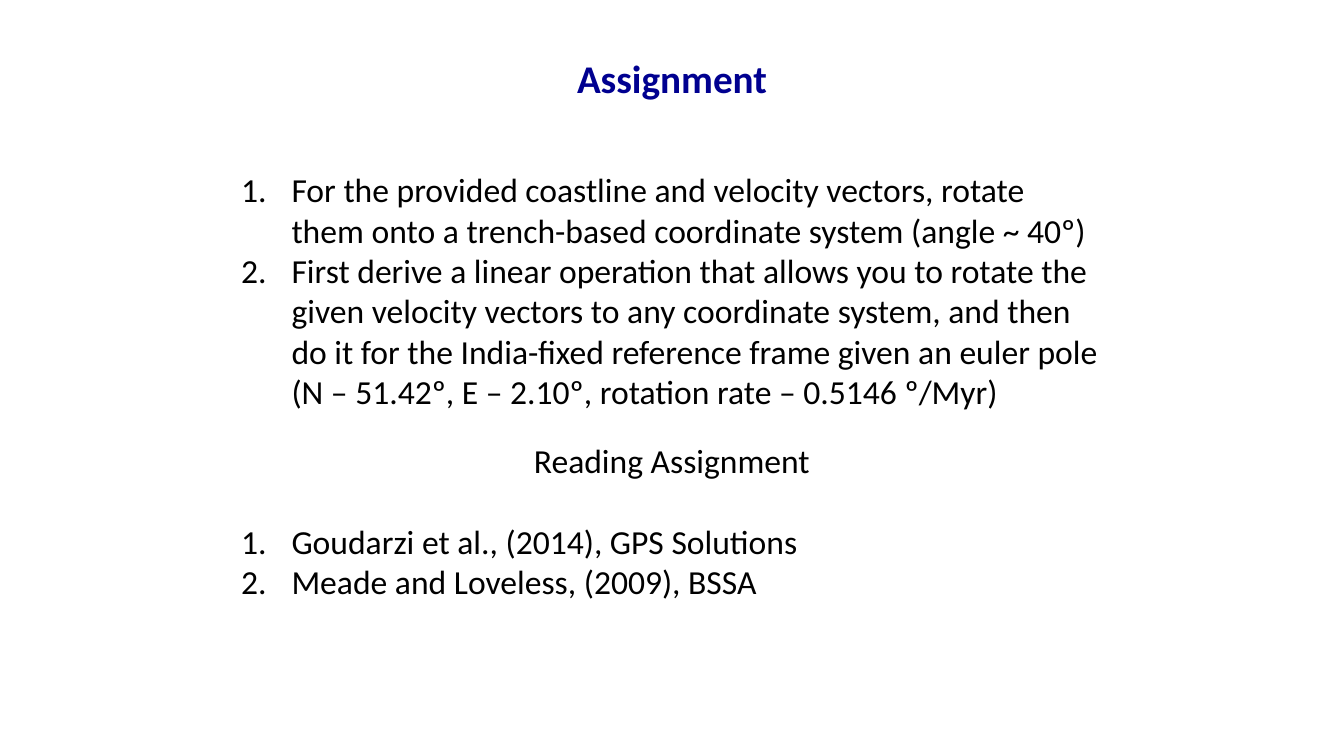
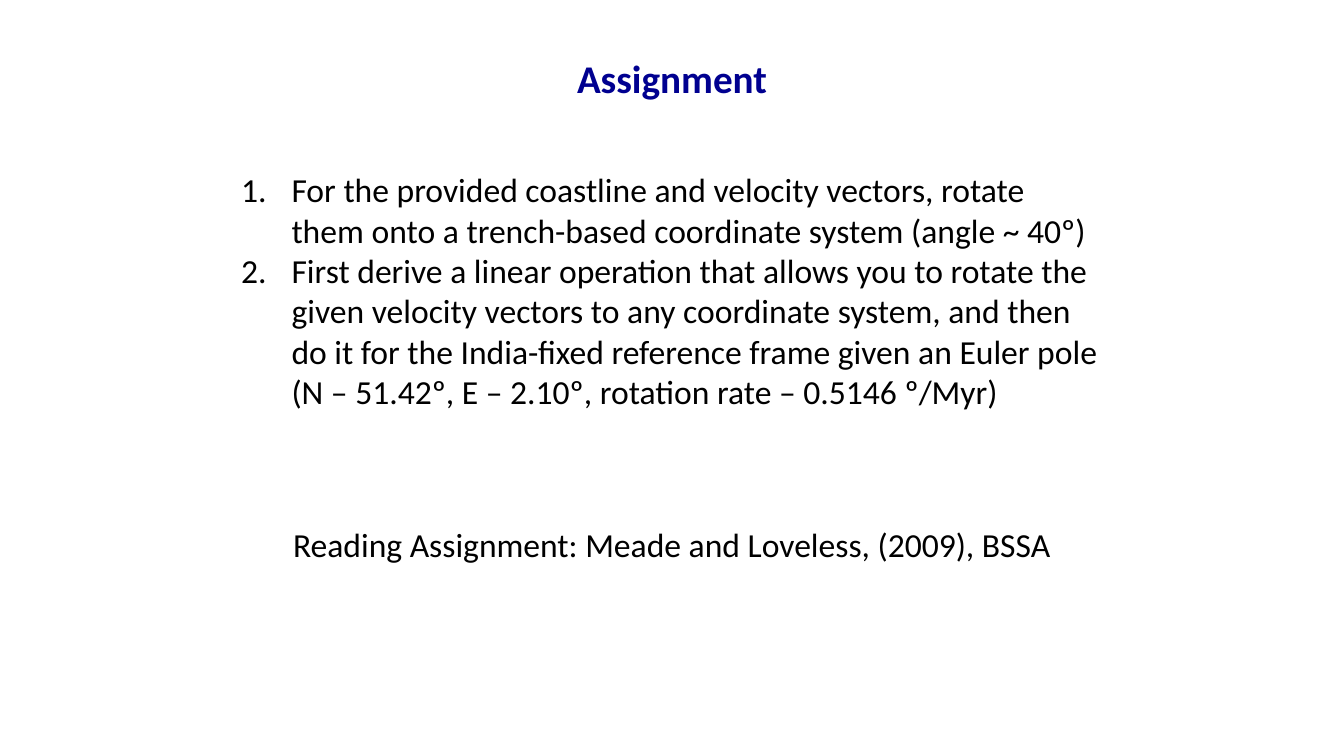
Before and after one commit to mallickrishg/solidmech_course, a slide deck: slide 14 of week1/week1_vectorcalculus.pptx (slide 10 before the commit). Drawn at 1344x756 pixels with LibreOffice and Linux fonts; fonts in the diff are those of the drawing. Boxes give left, top, right and bottom in pixels: in the first picture for what was removed or moved away, otherwise in the second. Text is boxed around its words. In the diff, an @@ line names an element or a change of style, - is before the commit and + after.

```diff
--- a/week1/week1_vectorcalculus.pptx
+++ b/week1/week1_vectorcalculus.pptx
@@ text at (x1=292, y1=259, x2=1097, y2=410): text changed @@
-2. First derive a linear operation that allows you to rotate the given velocity vectors to any coordinate system, and then do it for the India-fixed reference frame given an euler pole (N – 51.42º, E – 2.10º, rotation rate – 0.5146 º/Myr)
+2. First derive a linear operation that allows you to rotate the given velocity vectors to any coordinate system, and then do it for the India-fixed reference frame given an Euler pole (N – 51.42º, E – 2.10º, rotation rate – 0.5146 º/Myr)
@@ text at (x1=293, y1=532, x2=1050, y2=563): text changed @@
-Reading Assignment
-1. Goudarzi et al., (2014), GPS Solutions
-2. Meade and Loveless, (2009), BSSA
+Reading Assignment: Meade and Loveless, (2009), BSSA
```
Also in this commit, not shown: 1 other slide changed, 4 slides added, 3 other files.
